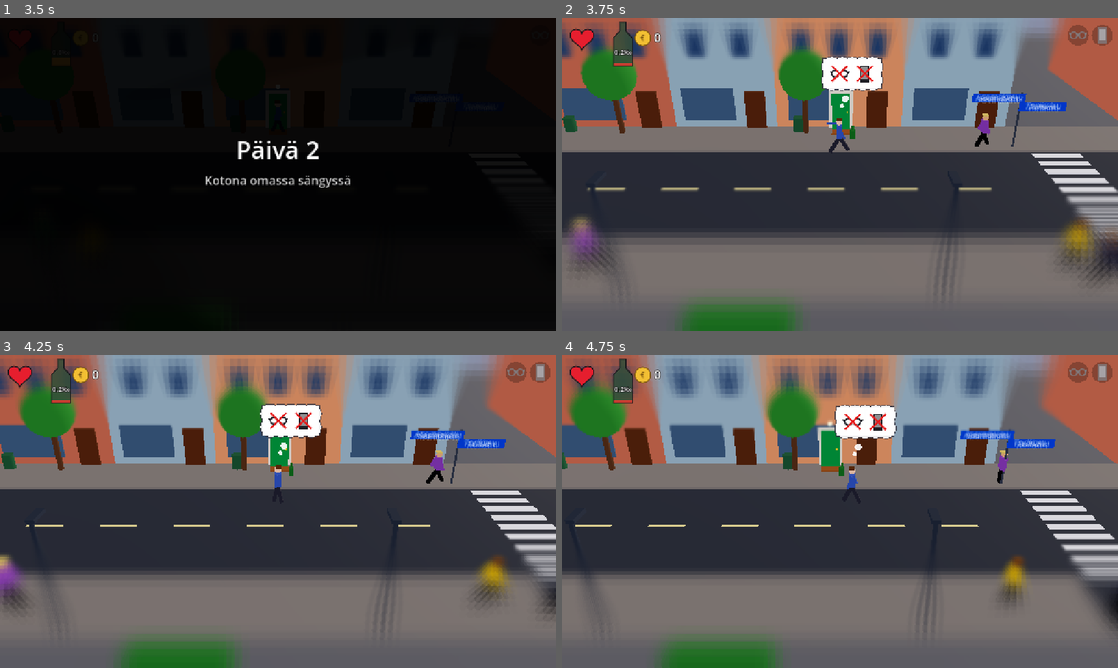
Above: before the commit, frames 1-4 (two rows, left to right).
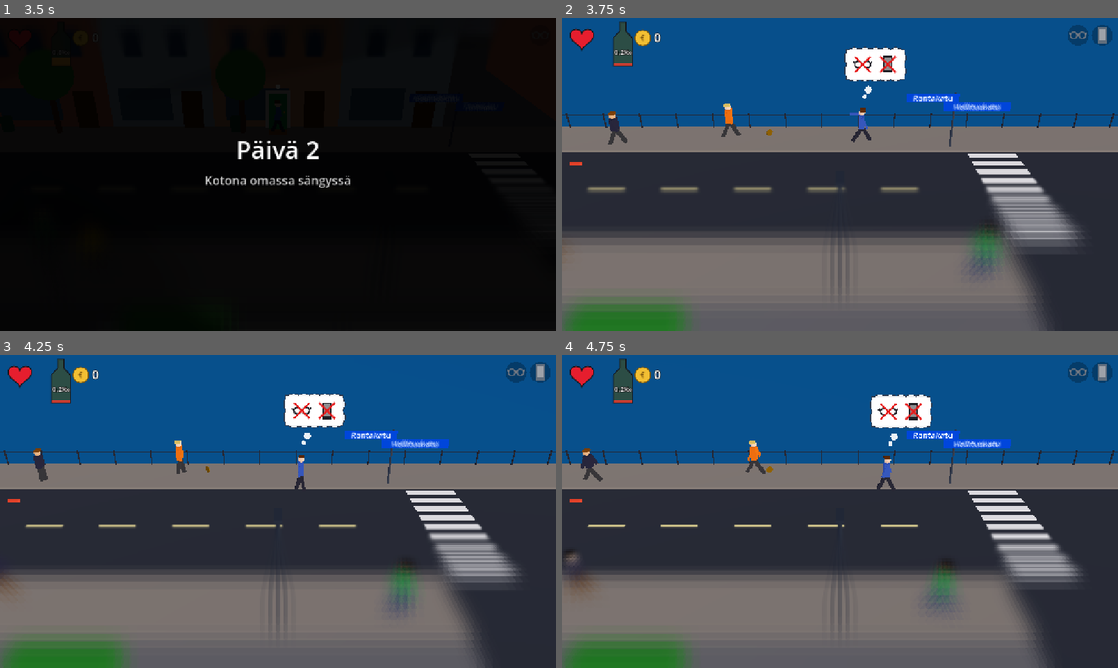
Above: after the commit, the same moments.

Repository: Ecculi/GoodMorningMoonshine
Game: Godot game, scene res://scenes/main.tscn
The game is run twice, just before and just after one commit, with the same random seed, the same clock (stepped at 60 frames per second) and the same inputs.
Inputs:
- Up to frame 1 (3.5 s): tap Enter at 0.5, 2.1, 2.75 s; hold Space (action) 0.53-1.28 s; hold Up (move_up) 0.53-2.03 s; tap Z at 1.35 s; tap Space (action) at 2, 2.85 s; hold Left (move_left) from 2.03 s (still down)
- Up to frame 2 (3.75 s): tap Space (action) at 3.5 s; release Left (move_left) at 3.53 s; hold Down (move_down) from 3.53 s (still down); tap Z at 3.6 s
- Up to frame 3 (4.25 s): keep holding Down (move_down)
- Up to frame 4 (4.75 s): release Down (move_down) at 4.28 s; hold Right (move_right) from 4.28 s (still down); tap Enter at 4.35 s

Frame 1 is identical in both runs. In frame 2, 49% of the frame differs, in the area x 0-100%, y 0-100%; in frame 3, 48%; in frame 4, 47%.

Commit message:
Wake up somewhere else every morning from day 2, further from home daily
Stops collecting day points by going to bed straight after waking up:
every day now needs a trip home. Where you fell asleep still sets the
morning alcohol, health and hunger.

Co-Authored-By: Claude Opus 5.5 <noreply@anthropic.com>
Claude-Session: https://claude.ai/code/session_014p1PebUFuQA4D9T8dUNWSx

Diff:
--- a/scripts/game_state.gd
+++ b/scripts/game_state.gd
@@ -70,6 +70,9 @@
 ## Where the character slept: "home", "stairs" or "street".
 var sleep_place := "home"
 var bonus := 0
+## Where the character wakes up (from day 2 on: never at home).
+var wake_seg := CityMap.START
+var wake_pos := Vector3.ZERO
 ## Today's weather: "sunny" or "cloudy" (rain and snow come later).
 var weather := "sunny"
 
@@ -232,6 +235,7 @@
 	clock_min = DAY_START_MIN
 	busy_time = 0.0
 	_roll_weather()
+	_choose_wake_place()
 	_lose_items()
 	_place_lost_items()
 	_make_phone_hints()
@@ -242,6 +246,25 @@
 ## The player sleeps somewhere other than the street.
 func slept_at_home() -> bool:
 	return sleep_place != "street"
+
+
+## The character went out again during the night, so from day 2 on the
+## morning starts somewhere else, further from home every day.
+func _choose_wake_place() -> void:
+	var max_d := 1.0 + float(day)
+	var min_d := minf(maxf(1.5, max_d * 0.5), max_d)
+	var home_c := _seg_center(home_seg)
+	var best := home_seg
+	for attempt in 400:
+		var cand := CityMap.random_segment(rng)
+		var c := _seg_center(cand)
+		var d := absf(c.x - home_c.x) + absf(c.y - home_c.y)
+		if cand != home_seg and d >= min_d and d <= max_d:
+			best = cand
+			break
+	wake_seg = best
+	var z := rng.randf_range(-7.0, -5.6) if rng.randf() < 0.5 else rng.randf_range(3.2, 5.0)
+	wake_pos = Vector3(rng.randf_range(-12.0, 12.0), 0.0, z)
 
 
 ## Every day has its own weather.
--- a/scripts/main.gd
+++ b/scripts/main.gd
@@ -542,18 +542,12 @@
 	hud.show_pocket_check()
 
 
-## The next day starts where the character fell asleep: at home (or in the
-## stairwell outside the door), or on the street.
+## From day 2 on the character wakes up somewhere other than home (they
+## went out again during the night); further away every day.
 func _new_day() -> void:
 	_block_items.clear()
 	_friend_refused = false
-	if GameState.sleep_place == "street":
-		var p: Vector3 = player.position
-		p.x = clampf(p.x, -BLOCK_HALF + 1.0, BLOCK_HALF - 1.0)
-		p.z = clampf(p.z, Z_MIN, Z_MAX)
-		_enter_block(segment, p, player.facing)
-	else:
-		_enter_block(GameState.home_seg, _home_door_pos(), 1)
+	_enter_block(GameState.wake_seg, GameState.wake_pos, 1 if rng.randf() < 0.5 else -1)
 	hud.show_pocket_check()
 
 
Not shown, changed: DESIGN.md
